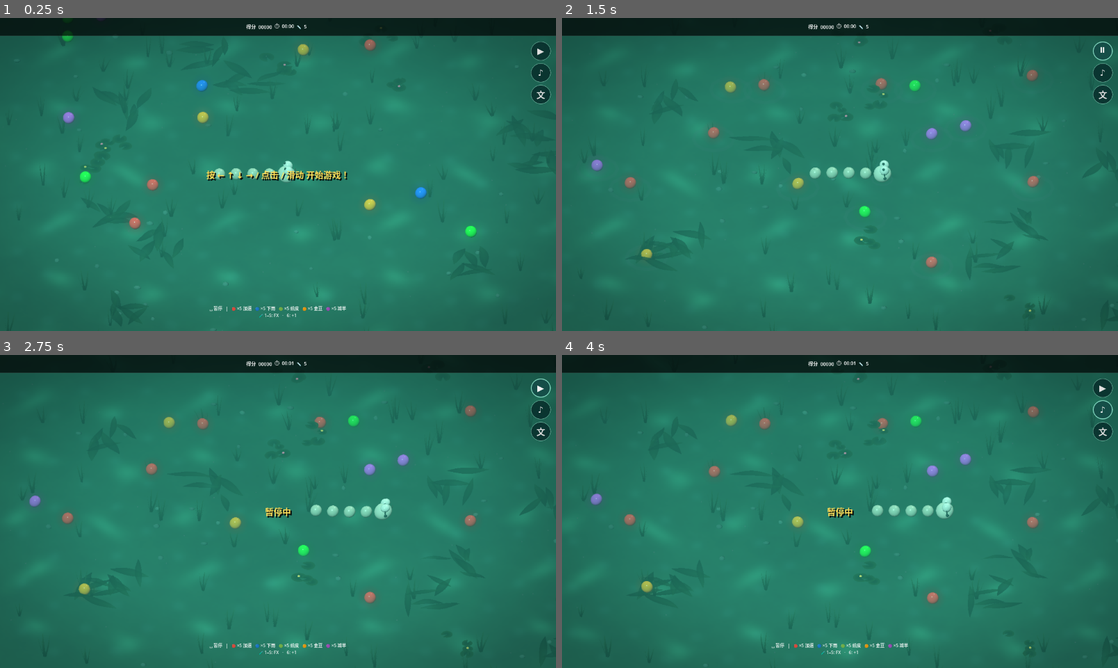
Above: before the commit, frames 1-4 (two rows, left to right).
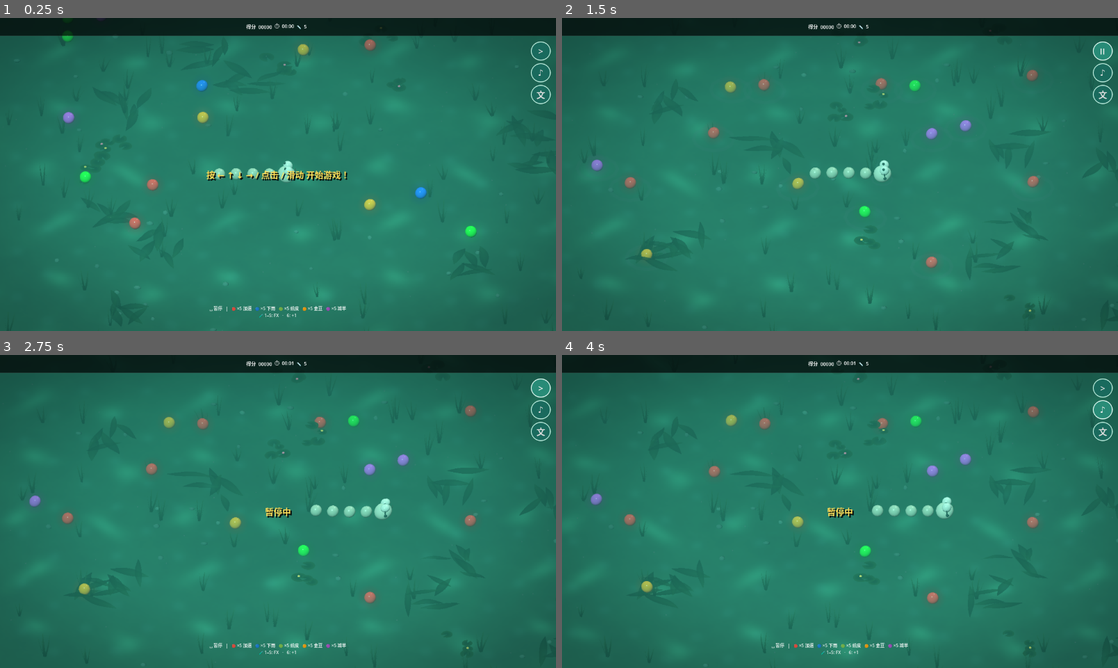
Above: after the commit, the same moments.

Repository: tg123/daidai
Game: Godot game, scene res://scenes/Main.tscn
The game is run twice, just before and just after one commit, with the same random seed, the same clock (stepped at 60 frames per second) and the same inputs.
Inputs (mouse positions are in pixels of both pictures, inside the frame that each line leads up to):
- Up to frame 1 (0.25 s): no input
- Up to frame 2 (1.5 s): tap Enter at 0.5, 0.6 s; move the mouse to (962, 158) at 0.52 s; hold Right (snake_right) 0.53-1.25 s; click (962, 158) at 0.67 s; tap Space at 0.77 s; click "▶" (after the commit: ">") at 1.25 s
- Up to frame 3 (2.75 s): click "⏸" (after the commit: "II") at 2 s
- Up to frame 4 (4 s): click "♪" at 2.75 s; click "×" at 3.5 s

The runs differ from the first frame. In frame 1, 0.5% of the frame differs, in the area x 95-100%, y 7-28%; in frame 2, 0.5%; in frame 3, 0.5%; in frame 4, 0.5%.

Commit message:
fix(android): make touch controls visible
Replace unsupported emoji controls with portable text glyphs and brighten touch button states for Android displays.

Co-authored-by: Copilot <223556219+Copilot@users.noreply.github.com>

Copilot-Session: 3962956c-f97c-4502-91ac-79e2e8dd4f95

Diff:
--- a/godot/scripts/hud.gd
+++ b/godot/scripts/hud.gd
@@ -104,7 +104,7 @@
 	var is_game_over := bool(state["game_over"])
 	restart_button.visible = is_game_over
 	instructions.visible = is_paused or is_game_over
-	var pause_icon := "▶" if is_paused else "⏸"
+	var pause_icon := ">" if is_paused else "II"
 	_set_utility_button(pause_button, pause_icon, "A")
 	pause_button.disabled = is_game_over
 	var mute_icon := "×" if bool(state["muted"]) else "♪"
@@ -465,15 +465,15 @@
 	button.add_theme_font_size_override("font_size", 20)
 	button.add_theme_stylebox_override(
 		"normal",
-		_round_style(Color(0.03, 0.18, 0.17, 0.86), 22, Color(0.72, 1.0, 0.9, 0.5)),
+		_round_style(Color(0.1, 0.42, 0.37, 0.94), 22, Color(0.82, 1.0, 0.94, 0.9), 2),
 	)
 	button.add_theme_stylebox_override(
 		"hover",
-		_round_style(Color(0.08, 0.3, 0.28, 0.92), 22, Color(0.65, 1.0, 0.9, 0.75), 2),
+		_round_style(Color(0.16, 0.55, 0.47, 0.98), 22, Color(0.9, 1.0, 0.97, 1.0), 2),
 	)
 	button.add_theme_stylebox_override(
 		"pressed",
-		_round_style(Color(0.025, 0.14, 0.13, 0.96), 22, Color(0.45, 0.9, 0.78, 0.8), 2),
+		_round_style(Color(0.06, 0.28, 0.25, 0.98), 22, Color(0.72, 1.0, 0.9, 0.95), 2),
 	)
 	button.add_theme_stylebox_override(
 		"disabled",
--- a/godot/tests/integration_test.gd
+++ b/godot/tests/integration_test.gd
@@ -88,7 +88,7 @@
 		"gamepad hint uses a layout-independent badge",
 	)
 	_check(
-		game.hud.pause_button.text == "▶",
+		game.hud.pause_button.text == ">",
 		"gamepad hint does not stretch utility button text",
 	)
 	var space_press := InputEventKey.new()
